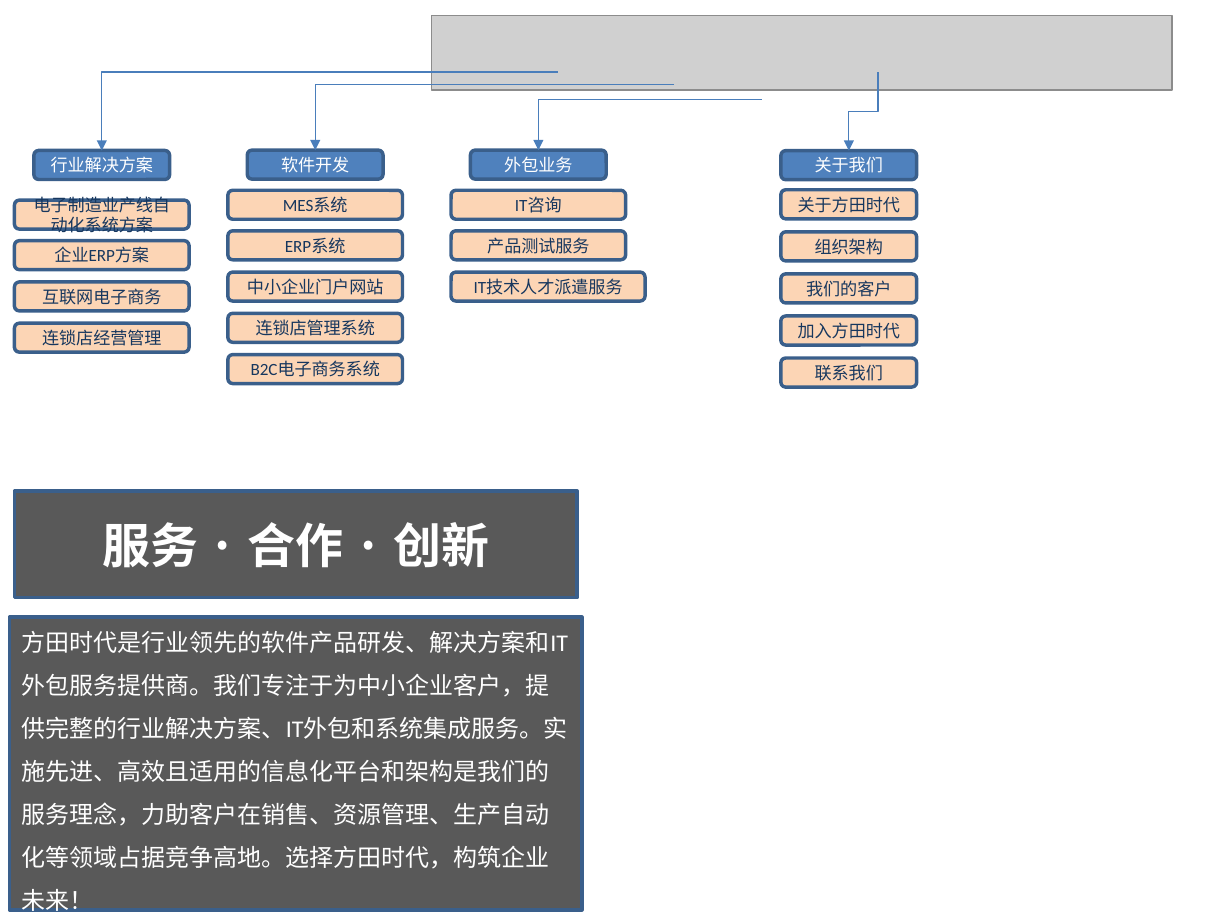
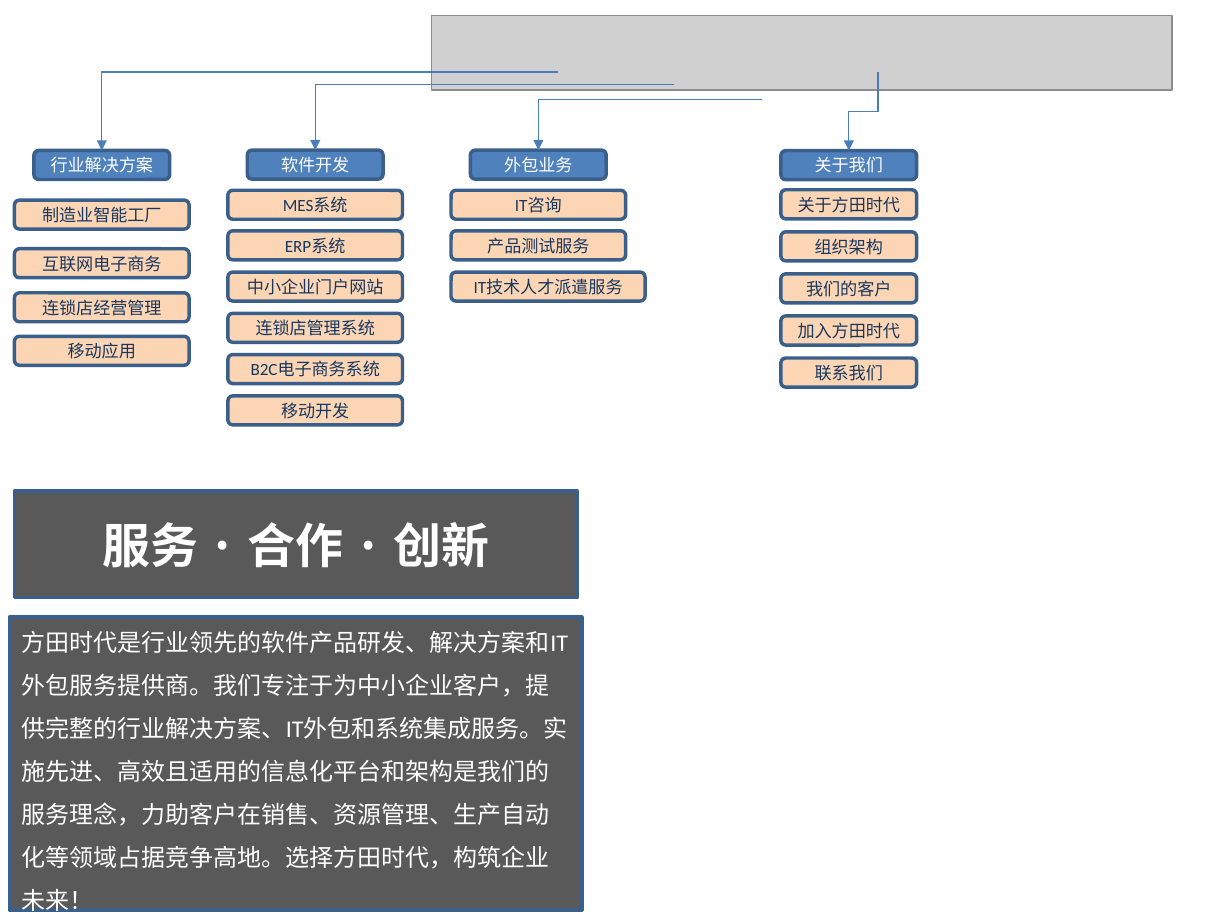
Before and after one commit to FlexBenChen/Cubasic, a slide deck: slide 2 of Doc/Homepage Description.pptx. Drawn at 1232x924 pixels with LibreOffice and Linux fonts; fonts in the diff are those of the drawing; grey boxes stand for pictures. Boxes give left, top, right and bottom in pixels: in the first picture for what was removed or moved away, otherwise in the second. Text is boxed around its words. In the diff, an @@ line names an element or a change of style, - is before the commit and + after.

```diff
--- a/Doc/Homepage Description.pptx
+++ b/Doc/Homepage Description.pptx
@@ text in rounded rectangle at <box>42,206,161,223</box>: text changed @@
-电子制造业产线自动化系统方案
+制造业智能工厂
@@ rounded rectangle "互联网电子商务": place and size @@
-rounded rectangle "互联网电子商务" at <box>15,282,190,312</box>
+rounded rectangle "互联网电子商务" at <box>15,249,190,278</box>
@@ rounded rectangle removed at <box>15,240,190,270</box> @@
-企业ERP方案
@@ rounded rectangle "连锁店经营管理": place and size @@
-rounded rectangle "连锁店经营管理" at <box>15,323,190,352</box>
+rounded rectangle "连锁店经营管理" at <box>15,293,190,323</box>
@@ rounded rectangle added at <box>15,336,190,366</box>, fill #FCD5B5, outline #3A5F8C 2 pt, 10 pt, text #17375E @@
+移动应用
@@ rounded rectangle added at <box>228,395,403,425</box>, fill #FCD5B5, outline #3A5F8C 2 pt, 10 pt, text #17375E @@
+移动开发
```
Also in this commit, not shown: 1 other slide changed, 1 slide added, 5 other files.
